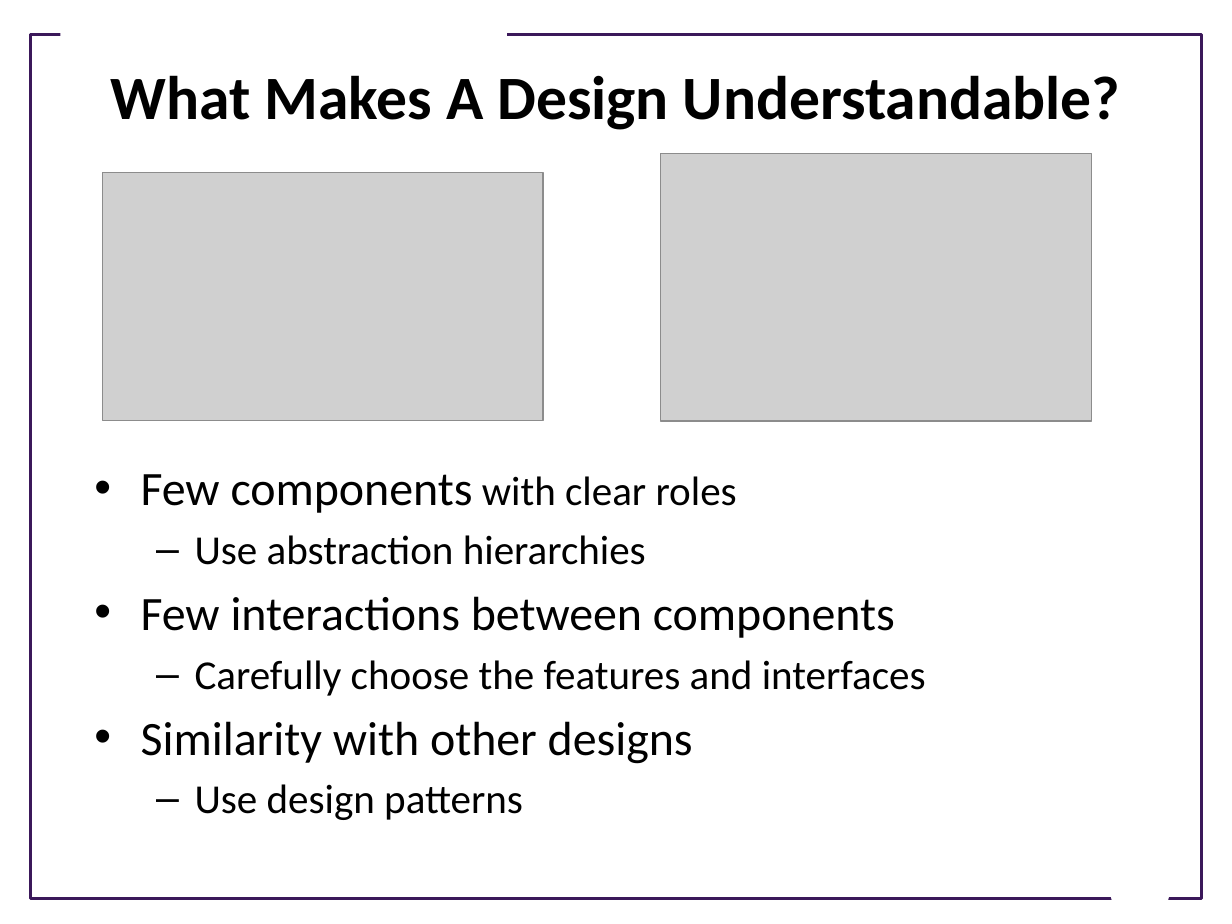
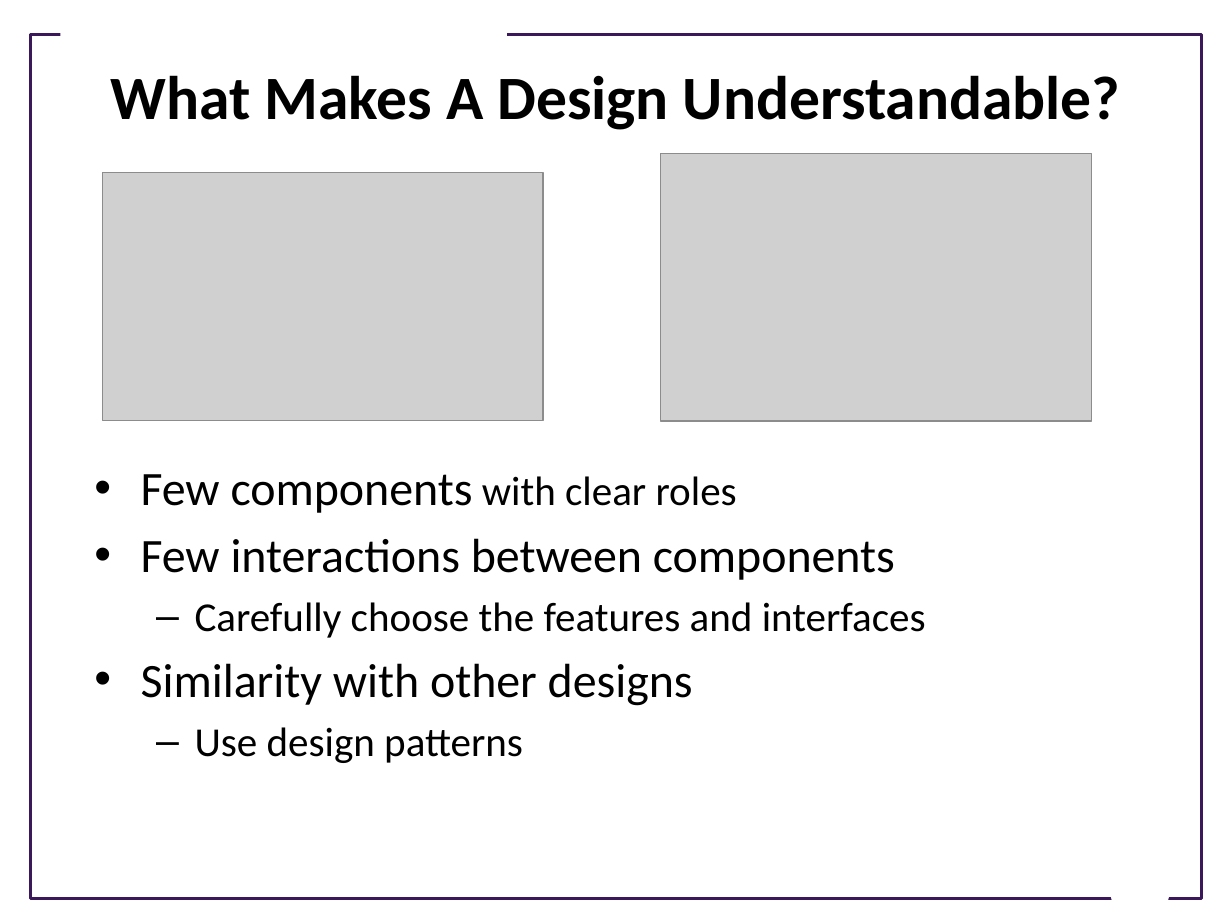
Before and after one commit to UWDIRECT/UWDIRECT.github.io, a slide deck: slide 3 of Wi21_content/SEDS/L10.Software_Design.pptx. Drawn at 1232x924 pixels with LibreOffice and Linux fonts; fonts in the diff are those of the drawing; grey boxes stand for pictures; background and template pictures are left out. Boxes give left, top, right and bottom in pixels: in the first picture for what was removed or moved away, otherwise in the second. Text is boxed around its words. In the diff, an @@ line names an element or a change of style, - is before the commit and + after.

```diff
--- a/Wi21_content/SEDS/L10.Software_Design.pptx
+++ b/Wi21_content/SEDS/L10.Software_Design.pptx
@@ text at (195,535,646,565): paragraph removed @@
-  – Use abstraction hierarchies
```
Also in this commit, not shown: 2 slides added.
